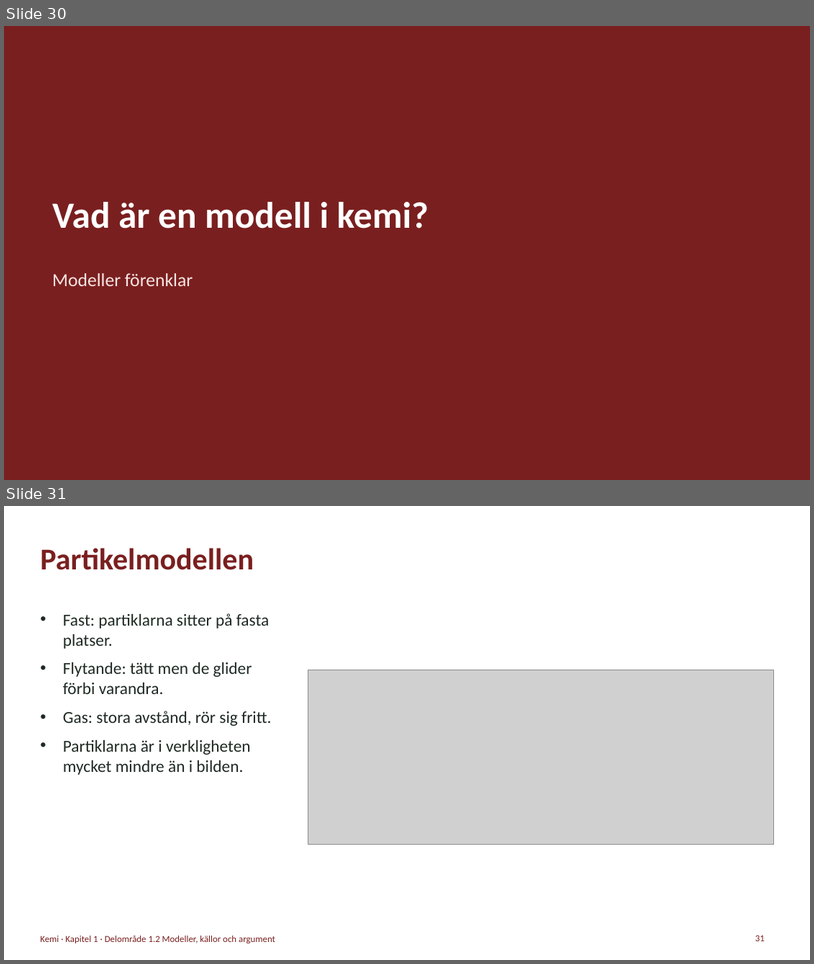
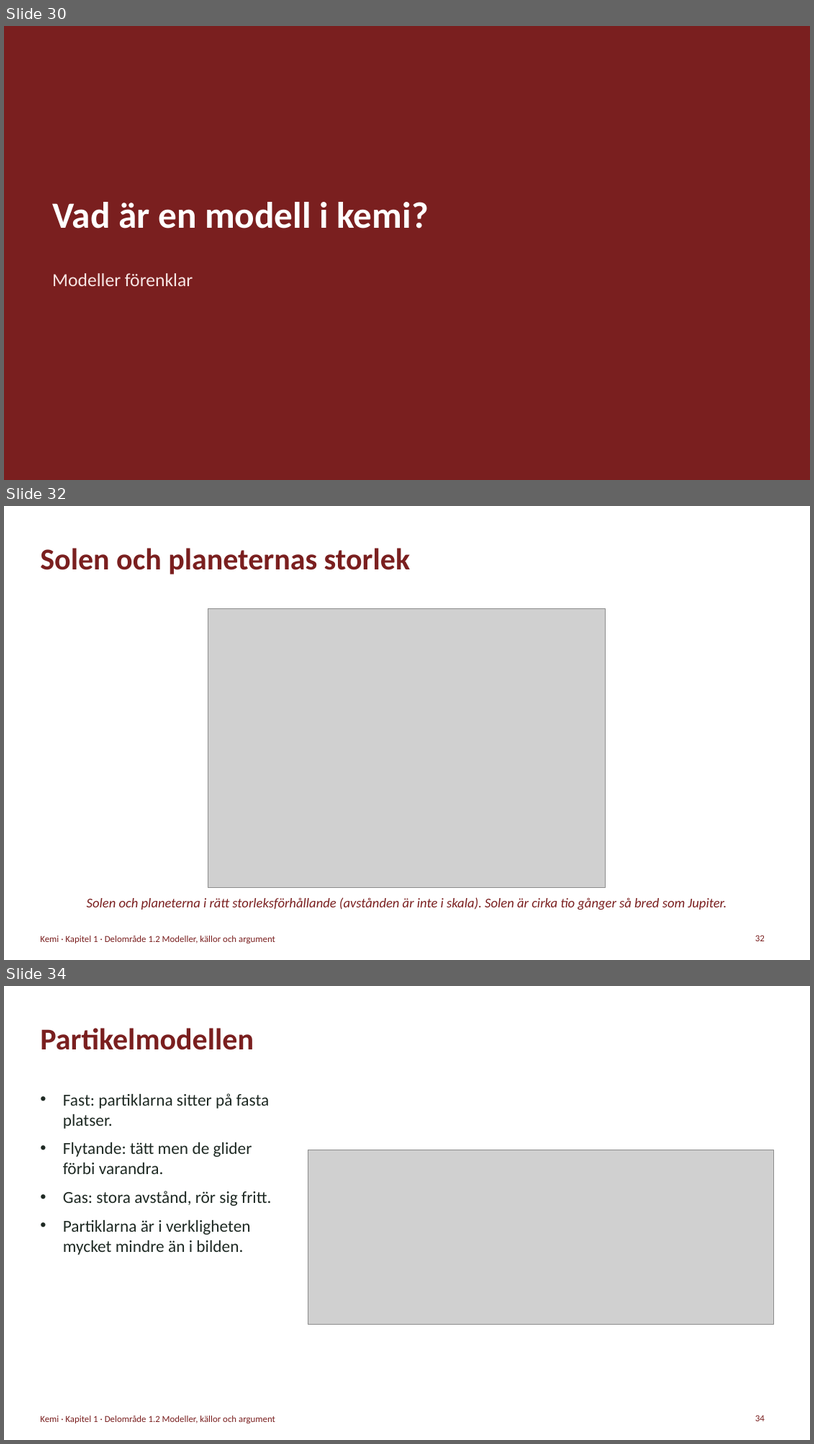
Before and after one commit to sweviktor95/pluggis, a slide deck: planering/kemi-omrade1/kemi-1-kemi-som-vetenskap.pptx. Shown one above the other, each under a label of ours: slides 30 and 31 before the commit, slides 30, 32 and 34 after it; the slides between them are not shown. The pictures are 814x964 and 814x1444 pixels, drawn with LibreOffice and Linux fonts; fonts in the diff are those of the drawing; grey boxes stand for pictures. Boxes give left, top, right and bottom in pixels: in the first picture for what was removed or moved away, otherwise in the second. Text is boxed around its words. In the diff, an @@ line names an element or a change of style, - is before the commit and + after.

```diff
--- a/planering/kemi-omrade1/kemi-1-kemi-som-vetenskap.pptx
+++ b/planering/kemi-omrade1/kemi-1-kemi-som-vetenskap.pptx
@@ slide 32 added at (4, 506, 810, 960), background #FFFFFF; not listed: 1 template element that a slide beside it also shows @@
@@ title added at (40, 548, 410, 574), 36 pt, text #7A1F1F, bold @@
+Solen och planeternas storlek
@@ picture added at (208, 609, 606, 887) @@
@@ text added at (87, 897, 727, 909), 16 pt, text #7A1F1F, italic @@
+Solen och planeterna i rätt storleksförhållande (avstånden är inte i skala). Solen är cirka tio gånger så bred som Jupiter.
@@ page number added at (756, 934, 765, 941), 11 pt, text #7A1F1F @@
+32
@@ what was slide 31 is now slide 34 @@
@@ page number at (756, 1414, 765, 1421): text changed @@
-31
+34
```
Also in this commit, not shown: 1 slide changed, 2 other slides added, 6 other files.
